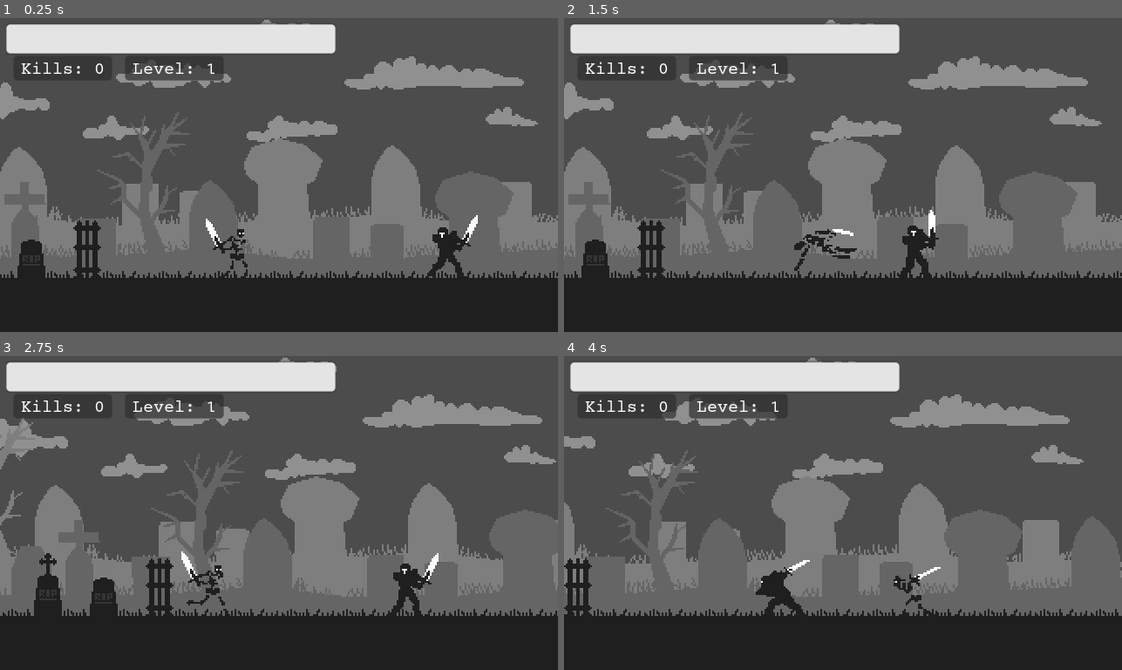
Above: before the commit, frames 1-4 (two rows, left to right).
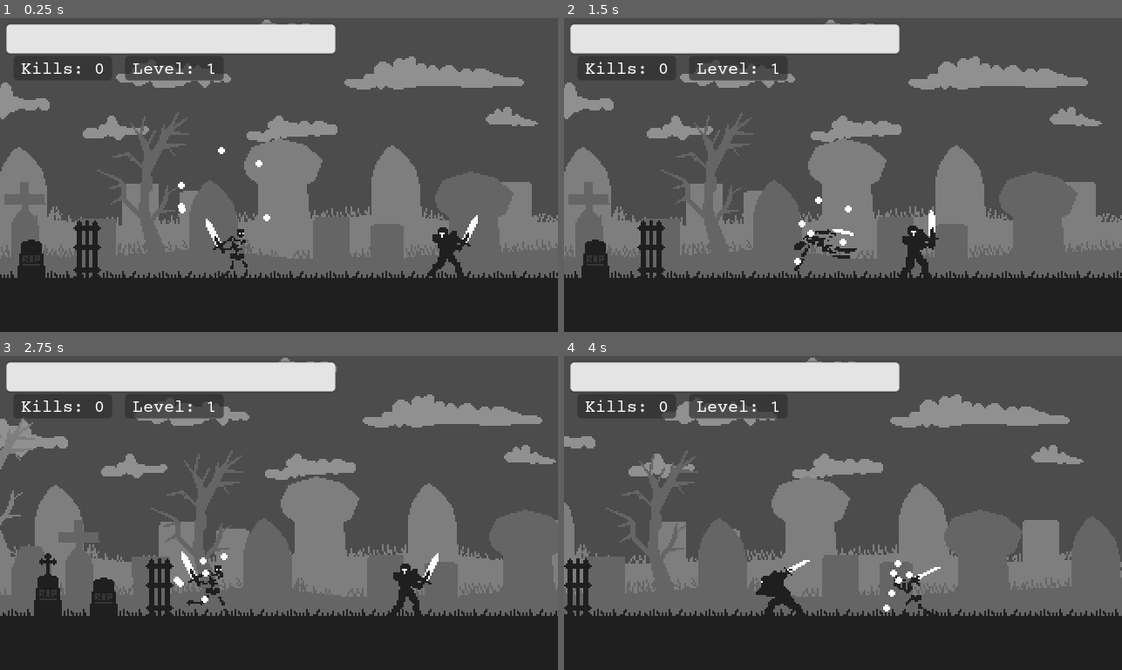
Above: after the commit, the same moments.

Repository: dw3nt/hb-grave-in-godot
Game: Godot game, scene res://Graveyard.tscn
Same seed, same stepped clock (60 frames per second), same inputs: the game is played once before the commit and once after it.
Inputs:
- Up to frame 1 (0.25 s): no input
- Up to frame 2 (1.5 s): hold D (move_right) 0.53-1.28 s; tap K (attack) at 0.6 s; hold A (move_left) from 1.28 s (still down); tap Space (roll) at 1.35 s
- Up to frame 3 (2.75 s): release A (move_left) at 2.03 s; hold D (move_right) from 2.03 s (still down); tap K (attack) at 2.1 s
- Up to frame 4 (4 s): tap Space (roll) at 2.85 s; release D (move_right) at 3.53 s; hold A (move_left) from 3.53 s (still down); tap K (attack) at 3.6 s

The runs differ from the first frame. In frame 1, 0.1% of the frame differs, in the area x 31-49%, y 41-65%; in frame 2, 0.1%, in the area x 41-52%, y 56-79%; in frame 3, 0.1%; in frame 4, 0.1%.

Commit message:
experience prototype / testing

Diff:
--- /dev/null
+++ b/Experience.gd
@@ -0,0 +1,31 @@
+extends Node2D
+
+const MAX_EXPLODE_SPEED = 1.75
+const MAX_CHASE_SPEED = 4
+
+var target = Vector2()
+var isExploding = true
+
+onready var origin = global_position
+onready var skeleton = get_tree().get_root().find_node("Skeleton", true, false)	# better way to do this
+
+
+func _ready():
+	target = Vector2(rand_range(-360, 360), rand_range(-360, 360)) 	# this could be improved... like pick a point within 100 units of EXP
+
+
+func _physics_process(delta):
+	if global_position.distance_to(origin) > 100:
+		isExploding = false
+
+
+	if isExploding:
+		global_position += (target - global_position).normalized() * MAX_EXPLODE_SPEED
+		# slow down as it turns around to flow towards player
+	else:
+		target = skeleton.global_position
+		var foo = 50
+		target.y += rand_range(-foo, foo)
+		target.x += rand_range(-foo, foo)
+		global_position += (target - global_position).normalized() * MAX_CHASE_SPEED
+		# some fancier following to be implemented here - should be circling around player
--- /dev/null
+++ b/Experience.tscn
@@ -0,0 +1,16 @@
+[gd_scene load_steps=4 format=2]
+
+[ext_resource path="res://Experience.gd" type="Script" id=1]
+[ext_resource path="res://assets/sprites/misc/s_expr.png" type="Texture" id=2]
+
+[sub_resource type="CircleShape2D" id=1]
+radius = 2.37326
+
+[node name="Experience" type="Area2D"]
+script = ExtResource( 1 )
+
+[node name="Sprite" type="Sprite" parent="."]
+texture = ExtResource( 2 )
+
+[node name="CollisionShape2D" type="CollisionShape2D" parent="."]
+shape = SubResource( 1 )
--- a/Graveyard.tscn
+++ b/Graveyard.tscn
@@ -10,6 +10,7 @@
 [ext_resource path="res://Knight.tscn" type="PackedScene" id=8]
 [ext_resource path="res://Skeleton.tscn" type="PackedScene" id=9]
 [ext_resource path="res://UI.tscn" type="PackedScene" id=10]
+[ext_resource path="res://Experience.tscn" type="PackedScene" id=11]
 
 [node name="Graveyard" type="Node"]
 script = ExtResource( 1 )
@@ -117,6 +118,24 @@
 
 [node name="UI" parent="." instance=ExtResource( 10 )]
 
+[node name="Experience" parent="." instance=ExtResource( 11 )]
+position = Vector2( 96, 112 )
+
+[node name="Experience2" parent="." instance=ExtResource( 11 )]
+position = Vector2( 96, 112 )
+
+[node name="Experience3" parent="." instance=ExtResource( 11 )]
+position = Vector2( 96, 112 )
+
+[node name="Experience4" parent="." instance=ExtResource( 11 )]
+position = Vector2( 96, 112 )
+
+[node name="Experience5" parent="." instance=ExtResource( 11 )]
+position = Vector2( 96, 112 )
+
+[node name="Experience6" parent="." instance=ExtResource( 11 )]
+position = Vector2( 96, 112 )
+
 [connection signal="tree_exited" from="Enemies/Knight" to="Skeleton" method="_on_Knight_tree_exited"]
 [connection signal="hp_changed" from="Skeleton" to="UI" method="_on_Skeleton_hp_changed"]
 [connection signal="kills_changed" from="Skeleton" to="UI" method="_on_Skeleton_kills_changed"]
Not shown: 1 places in Graveyard.tscn that only renumber resources
Binary file added: assets/sprites/misc/s_expr.png
Not shown, added: assets/sprites/misc/s_expr.png.import
